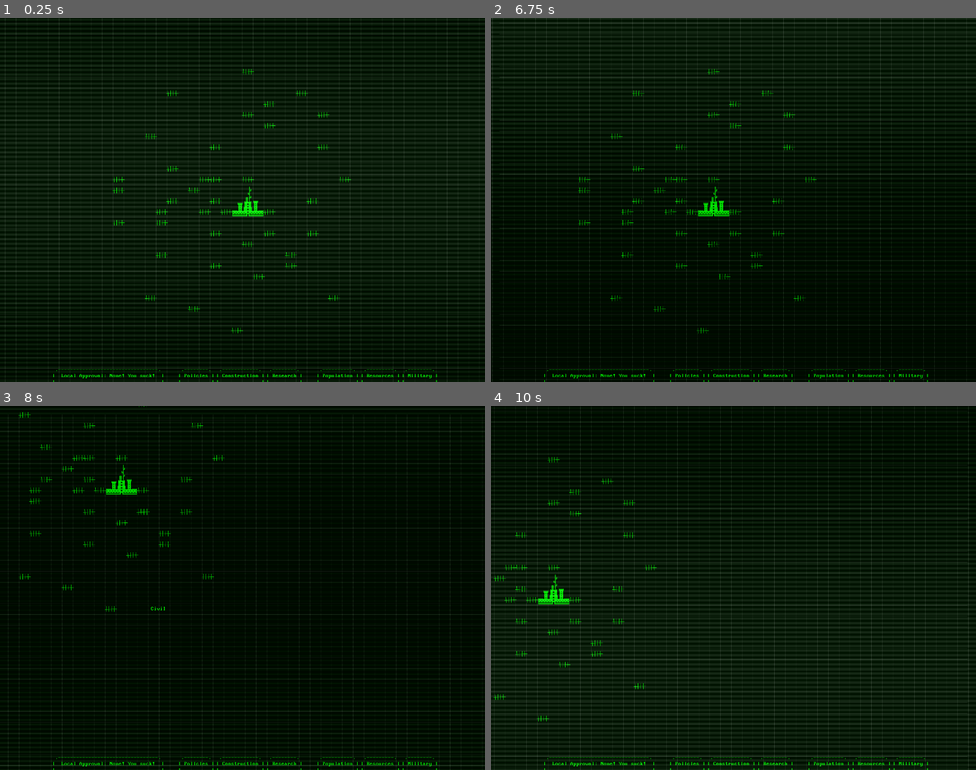
Above: before the commit, frames 1-4 (two rows, left to right).
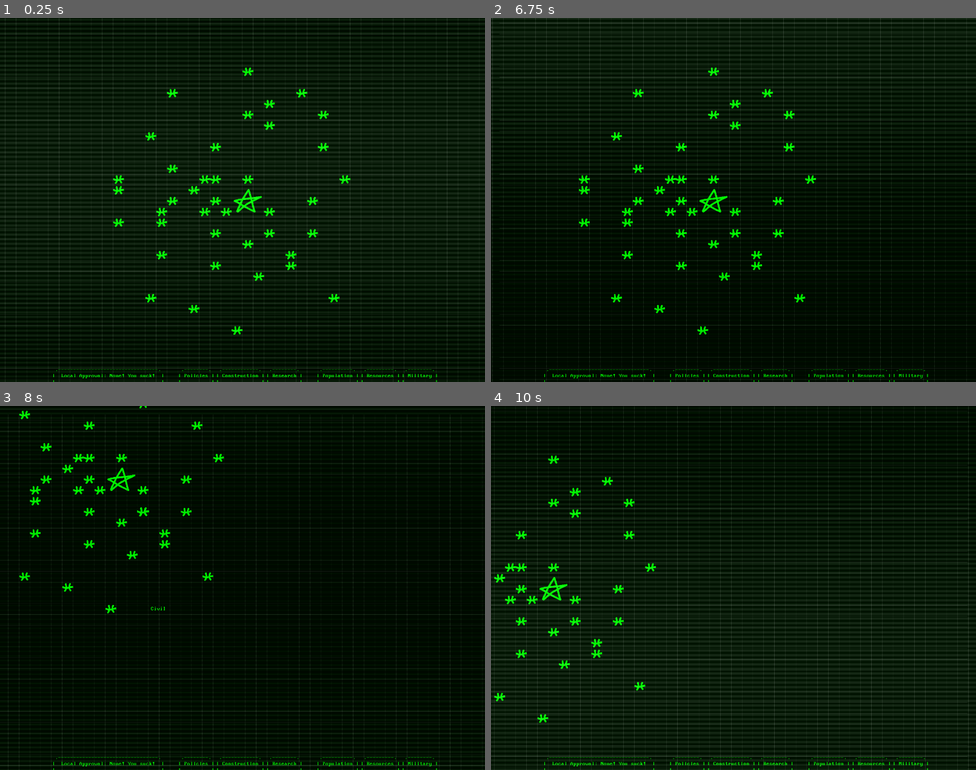
Above: after the commit, the same moments.

Repository: AlexHoratio/SATRAP
Game: Godot game, scene res://Scenes/satrap.tscn
The game is run twice, just before and just after one commit, with the same random seed, the same clock (stepped at 60 frames per second) and the same inputs. This scene is started directly instead of the project's main scene.
Inputs (mouse positions are in pixels of both pictures, inside the frame that each line leads up to):
- Up to frame 1 (0.25 s): no input
- Up to frame 2 (6.75 s): click ".------------. | Construction…" at 0.5 s; click ".--------. | Policies | | |" at 1.25 s; click ".--------. | Research | | |" at 2 s; click ".----------. | Population | |…" at 2.75 s; click ".---------. | Resources | | |" at 3.5 s; click ".--------. | Military | | |" at 4.25 s; click ".----------------------------…" at 5 s; click (738, 200) at 5.77 s; tap Enter at 6.5 s; move the mouse to (840, 181) at 6.52 s; hold D (right) from 6.53 s (still down); click (840, 181) at 6.6 s
- Up to frame 3 (8 s): move the mouse to (145, 606) at 7.27 s; release D (right) at 7.28 s; hold S (down) from 7.28 s (still down); click (145, 606) at 7.35 s
- Up to frame 4 (10 s): move the mouse to (782, 507) at 8.02 s; release S (down) at 8.03 s; hold D (right) 8.03-8.78 s; click (782, 507) at 8.1 s; move the mouse to (709, 660) at 8.77 s; hold W (up) 8.78-9.53 s; click (709, 660) at 8.85 s; move the mouse to (879, 642) at 9.52 s; hold A (left) from 9.53 s (still down); click (879, 642) at 9.6 s

The runs differ from the first frame. In frame 1, 1.5% of the frame differs, in the area x 23-73%, y 13-87%; in frame 2, 1.5%, in the area x 18-68%, y 13-87%; in frame 3, 1.2%; in frame 4, 1.2%.

Commit message:
smoothlines buildings

Diff:
--- a/Prefabs/Entities/admin.tscn
+++ b/Prefabs/Entities/admin.tscn
@@ -2,15 +2,15 @@
 
 [ext_resource type="PackedScene" uid="uid://c6gatc2wlssfe" path="res://Prefabs/Entities/building.tscn" id="1_tmxoc"]
 [ext_resource type="Script" uid="uid://ylu0grg76782" path="res://Prefabs/Entities/admin.gd" id="2_4w0yw"]
-[ext_resource type="Texture2D" uid="uid://pb5wyfbdpa07" path="res://Graphics/Entities/Sprites/Administrative2.png" id="2_et0ow"]
+[ext_resource type="Texture2D" uid="uid://bo6rhmu2o4fgw" path="res://Graphics/Entities/Buildings/admin1.png" id="3_4w0yw"]
 
 [node name="building" unique_id=1304179753 instance=ExtResource("1_tmxoc")]
 script = ExtResource("2_4w0yw")
 
 [node name="Sprite2D" type="Sprite2D" parent="." index="0" unique_id=2134217759]
 texture_filter = 1
-scale = Vector2(2, 2)
-texture = ExtResource("2_et0ow")
+scale = Vector2(0.13, 0.13)
+texture = ExtResource("3_4w0yw")
 
 [node name="Button" type="Button" parent="." index="1" unique_id=44298126]
 self_modulate = Color(1, 1, 1, 0)
--- a/Prefabs/Entities/civil.tscn
+++ b/Prefabs/Entities/civil.tscn
@@ -2,15 +2,15 @@
 
 [ext_resource type="PackedScene" uid="uid://c6gatc2wlssfe" path="res://Prefabs/Entities/building.tscn" id="1_frv1a"]
 [ext_resource type="Script" uid="uid://c1k01eku36n3y" path="res://Prefabs/Entities/civil.gd" id="2_2gubu"]
-[ext_resource type="Texture2D" uid="uid://b64wk2cwiqjru" path="res://Graphics/Entities/Buildings/civil1.png" id="2_rww8v"]
+[ext_resource type="Texture2D" uid="uid://ccoi5t8ycn8vv" path="res://Graphics/Entities/Buildings/civil2.png" id="3_2gubu"]
 
 [node name="building" unique_id=1304179753 instance=ExtResource("1_frv1a")]
 script = ExtResource("2_2gubu")
 
 [node name="Sprite2D" type="Sprite2D" parent="." index="0" unique_id=277373365]
 texture_filter = 1
-scale = Vector2(0.24561413, 0.24561404)
-texture = ExtResource("2_rww8v")
+scale = Vector2(0.126, 0.126)
+texture = ExtResource("3_2gubu")
 
 [node name="Button" type="Button" parent="." index="1" unique_id=525947965]
 self_modulate = Color(1, 1, 1, 0)
--- a/Prefabs/Entities/village.tscn
+++ b/Prefabs/Entities/village.tscn
@@ -2,17 +2,13 @@
 
 [ext_resource type="PackedScene" uid="uid://c6gatc2wlssfe" path="res://Prefabs/Entities/building.tscn" id="1_h2yeb"]
 [ext_resource type="Script" uid="uid://bcn5j1onw8t0a" path="res://Prefabs/Entities/village.gd" id="2_foefc"]
-[ext_resource type="Texture2D" uid="uid://cbi8jcs08hkrr" path="res://Graphics/Entities/Sprites/Village1.png" id="2_pbw8d"]
-[ext_resource type="Texture2D" uid="uid://b5dsdtl0dg5un" path="res://Graphics/Entities/Sprites/Village2.png" id="3_foefc"]
+[ext_resource type="Texture2D" uid="uid://cmxqlntlccpag" path="res://Graphics/Entities/Buildings/village1.png" id="3_pbw8d"]
 
 [sub_resource type="SpriteFrames" id="SpriteFrames_af5lw"]
 animations = [{
 "frames": [{
 "duration": 1.0,
-"texture": ExtResource("2_pbw8d")
-}, {
-"duration": 1.0,
-"texture": ExtResource("3_foefc")
+"texture": ExtResource("3_pbw8d")
 }],
 "loop": 1,
 "name": &"default",
@@ -24,6 +20,5 @@
 
 [node name="Sprite2D" type="AnimatedSprite2D" parent="." index="0" unique_id=369786396]
 texture_filter = 1
-scale = Vector2(2, 2)
+scale = Vector2(0.17, 0.17)
 sprite_frames = SubResource("SpriteFrames_af5lw")
-frame = 1
Binary file added: Graphics/Entities/Buildings/admin1.png
Not shown, added: Graphics/Entities/Buildings/admin1.png.import
Binary file added: Graphics/Entities/Buildings/civil2.png
Not shown, added: Graphics/Entities/Buildings/civil2.png.import
Binary file added: Graphics/Entities/Buildings/village1.png
Not shown, added: Graphics/Entities/Buildings/village1.png.import
Not shown, added: Graphics/Entities/Buildings/admin1.kra
Not shown, added: Graphics/Entities/Buildings/admin1.kra~
Not shown, added: Graphics/Entities/Buildings/civil2.kra
Not shown, added: Graphics/Entities/Buildings/civil2.png.kra
Not shown, added: Graphics/Entities/Buildings/village1.kra
Not shown, added: Graphics/Entities/Buildings/village1.kra~
(and 1 more such lines)
